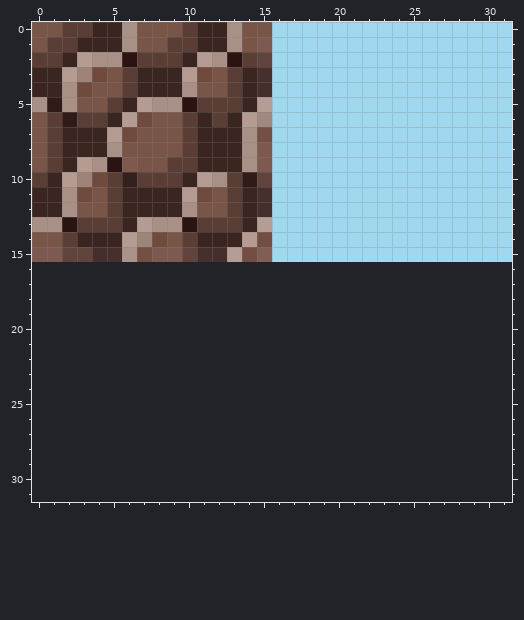
Two versions of one pixel-art sprite, DxLibGame_Winter/Data/Image/MapBackGround.png. That is the earlier state.
The file is 32x16 pixels. Colours within 5 levels of each other are drawn and written as one. The old version is drawn lined up with the new one, on the new canvas.
New version:
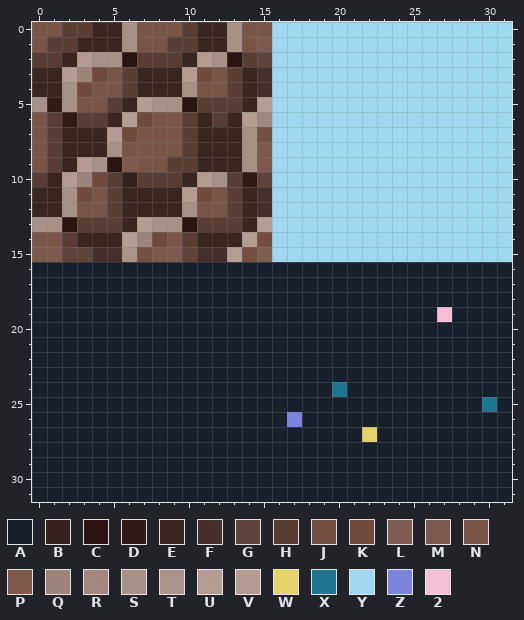
Palette (. is transparent): A #18202b  B #34201d  C #2a1310  D #301b17  E #3b2521  F #3f2824f2  G #5a3e35f2  H #5a3e35  J #704a3cf2  K #704a3c  L #795548e5  M #795548f2  N #795548  P #7f594c  Q #9d837a  R #9f867df2  S #a99086  T #aa9187f2  U #b49b91f2  V #b59b91  W #e3d36a  X #1e7690  Y #a0d8ef  Z #7e84dd  2 #f3bfd6
Edits made:
canvas 32x16 -> 32x32
Colour 2 now appears in row 19 at x 27.
Colour A now appears in rows 16 to 18 at x 0 to 31; in row 19 at x 0 to 26 and 28 to 31; in rows 20 to 23 at x 0 to 31; in row 24 at x 0 to 19 and 21 to 31; in row 25 at x 0 to 29 and 31; in row 26 at x 0 to 16 and 18 to 31.
Colour A now appears in row 27 at x 0 to 21 and 23 to 31; in rows 28 to 31 at x 0 to 31.
Colour W now appears in row 27 at x 22.
Colour X now appears in row 24 at x 20; in row 25 at x 30.
Colour Z now appears in row 26 at x 17.
Pixel boxes of the changes (left, top, right, bottom) in both pictures:
added: (32, 262, 512, 502)
